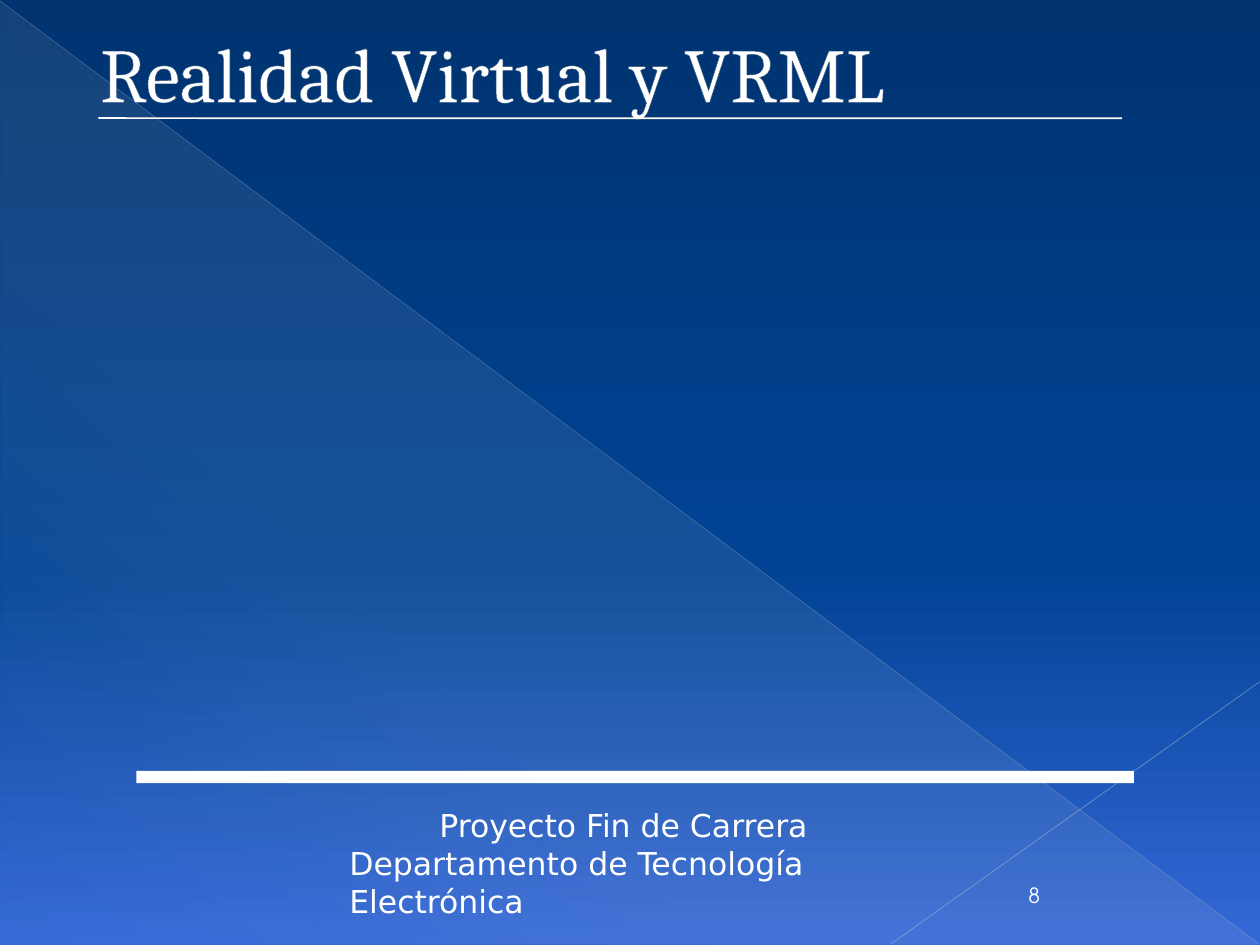
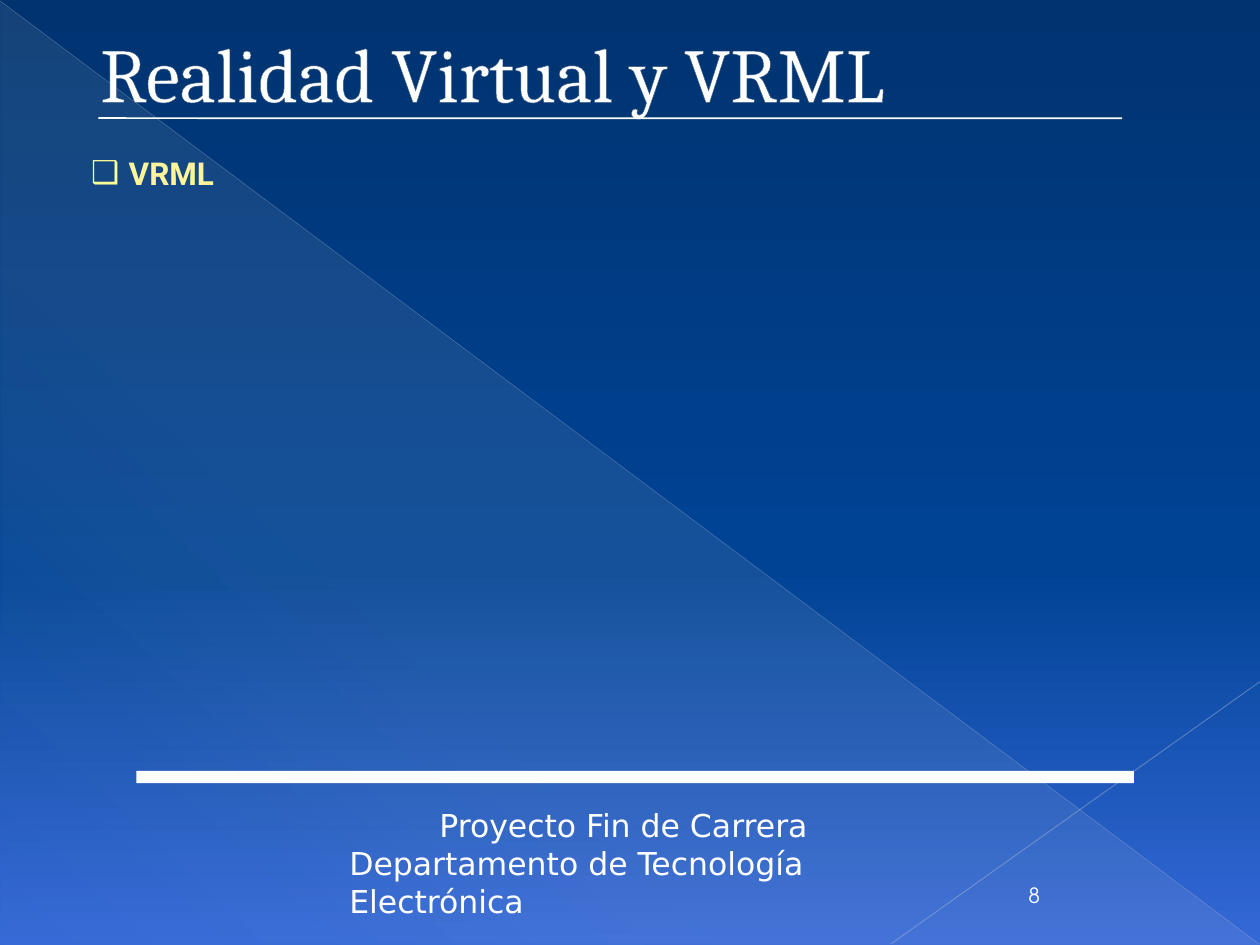
Before and after one commit to mjromper/test, a slide deck: slide 8 of DOCUMENTACION/presentacion/presentacionPFC27.pptx. Drawn at 1260x945 pixels with LibreOffice and Linux fonts; fonts in the diff are those of the drawing; background and template pictures are left out. Boxes give left, top, right and bottom in pixels: in the first picture for what was removed or moved away, otherwise in the second. Text is boxed around its words. In the diff, an @@ line names an element or a change of style, - is before the commit and + after.

```diff
--- a/DOCUMENTACION/presentacion/presentacionPFC27.pptx
+++ b/DOCUMENTACION/presentacion/presentacionPFC27.pptx
@@ text added at box(129, 162, 214, 185), 18 pt, text #FDF49B, bold @@
+❑ VRML
```
Also in this commit, not shown: 5 other slides changed, 2 slides added, 1 slide removed.
